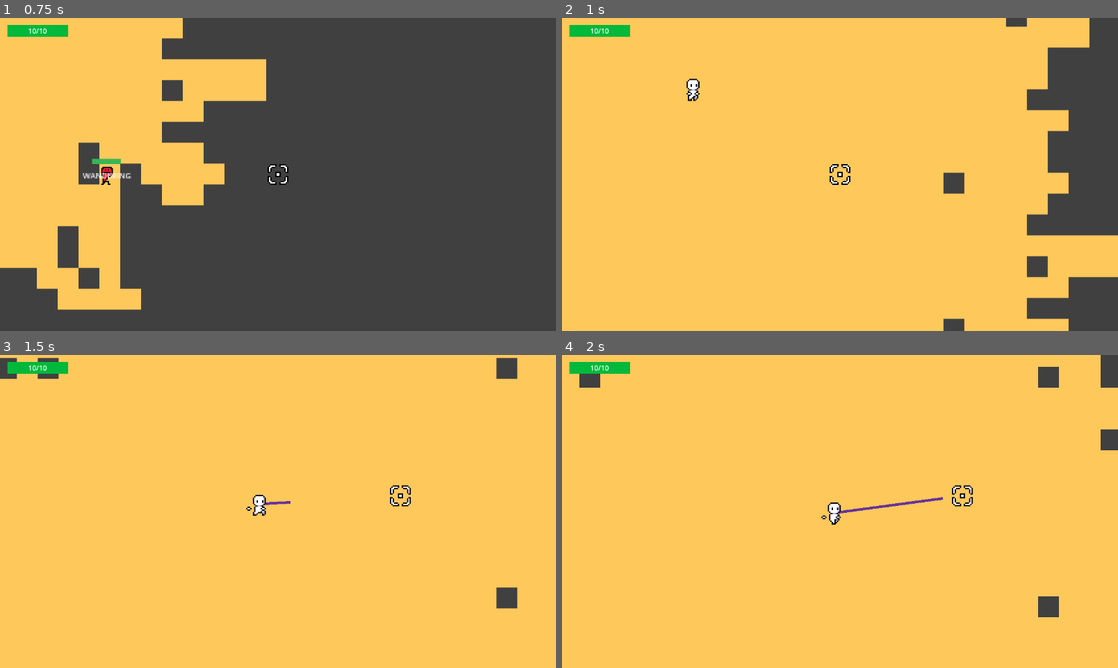
Above: before the commit, frames 1-4 (two rows, left to right).
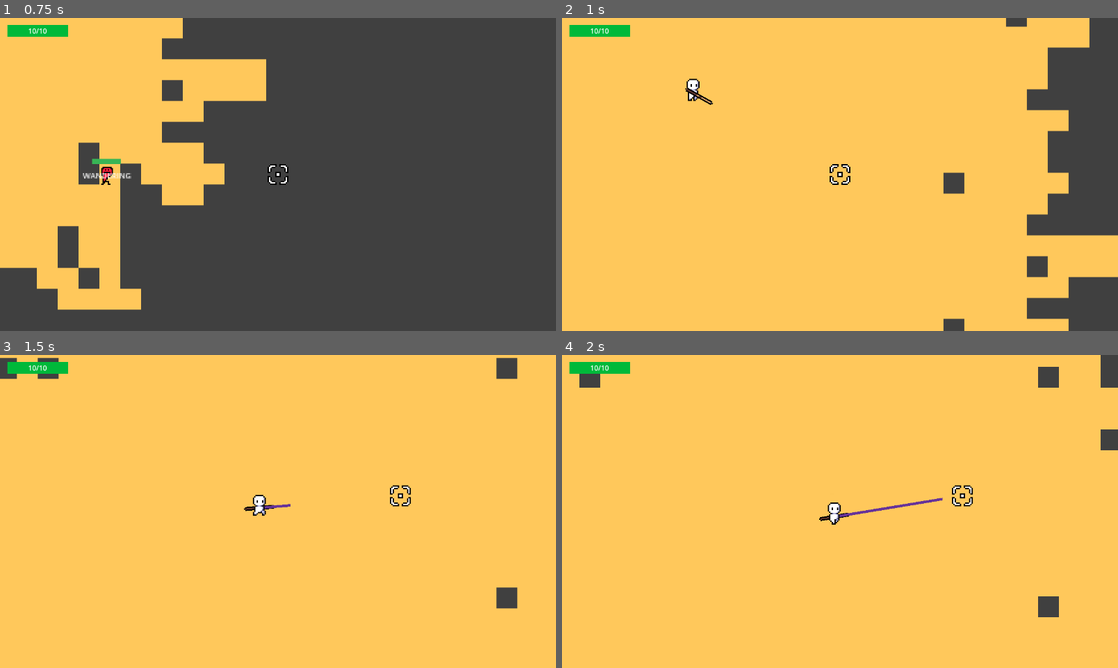
Above: after the commit, the same moments.

Repository: jelmersnippe/punching-game
Game: Godot game, scene res://main.tscn
Same seed, same stepped clock (60 frames per second), same inputs: the game is played once before the commit and once after it.
Inputs (mouse positions are in pixels of both pictures, inside the frame that each line leads up to):
- Up to frame 1 (0.75 s): click "START" at 0.5 s
- Up to frame 2 (1 s): no input
- Up to frame 3 (1.5 s): move the mouse to (400, 495) at 1.27 s; press the mouse at (400, 495) at 1.28 s; hold D (move_right) from 1.28 s (still down)
- Up to frame 4 (2 s): keep holding D (move_right)

Frame 1 is identical in both runs. In frame 2, less than 0.1% of the frame differs, in the area x 22-28%, y 22-28%; in frame 3, 0.1%; in frame 4, 0.3%, in the area x 46-69%, y 45-54%.

Commit message:
Add pool cue as weapon instead of using fists

Diff:
--- /dev/null
+++ b/cue.tscn
@@ -0,0 +1,14 @@
+[gd_scene load_steps=3 format=3 uid="uid://b6e30jedyyd58"]
+
+[ext_resource type="Texture2D" uid="uid://b337kfwbwphru" path="res://sprites/cue.png" id="1_1dghm"]
+
+[sub_resource type="RectangleShape2D" id="RectangleShape2D_c62of"]
+size = Vector2(24, 4)
+
+[node name="Cue" type="Area2D"]
+
+[node name="Sprite" type="Sprite2D" parent="."]
+texture = ExtResource("1_1dghm")
+
+[node name="CollisionShape2D" type="CollisionShape2D" parent="."]
+shape = SubResource("RectangleShape2D_c62of")
--- a/main.tscn
+++ b/main.tscn
@@ -23,6 +23,7 @@
 chance_to_spawn_walker = 0.4
 
 [node name="TileMap" type="TileMap" parent="."]
+z_index = -10
 tile_set = ExtResource("2_3naeh")
 format = 2
 
--- a/player.gd
+++ b/player.gd
@@ -20,8 +20,7 @@
 @export var charge_cooldown = 1
 var remaining_charge_cooldown = 0
 
-var default_hand_position_left: Vector2
-var default_hand_position_right: Vector2
+var default_cue_position: Vector2
 
 @export var current_charge: float = 0
 @export var remaining_punch_time: float = 0:
@@ -31,35 +30,31 @@
 			_reset_hands()
 
 func _reset_hands():
-	$Sprite/Hand.position = default_hand_position_left
-	$Sprite/Hand2.position = default_hand_position_right
+	$RotationPoint/Cue.position = default_cue_position
 
 func _set_release_hands():
-	if velocity.x > 0:
-		$Sprite/Hand.position = default_hand_position_left + Vector2(5, 0)
-		$Sprite/Hand2.position = default_hand_position_right
-	else:
-		$Sprite/Hand.position = default_hand_position_left
-		$Sprite/Hand2.position = default_hand_position_right - Vector2(5, 0)
+	$RotationPoint/Cue.position = default_cue_position + Vector2(5,0)
 
 func _set_charging_hands():
-	var direction = (get_global_mouse_position() - global_position).normalized()
-	if direction.x > 0:
-		$Sprite/Hand.position = default_hand_position_left - Vector2(5, 0)
-		$Sprite/Hand2.position = default_hand_position_right
-	else:
-		$Sprite/Hand.position = default_hand_position_left
-		$Sprite/Hand2.position = default_hand_position_right + Vector2(5, 0)
+	$RotationPoint/Cue.position = default_cue_position - Vector2(5,0)
 
 func _draw():
 	var distance = current_charge * PUNCH_TIME
-	var direction = (get_global_mouse_position() - global_position).normalized()
-	draw_line(Vector2(0, 0), distance * direction, Color.REBECCA_PURPLE, 2)
+	var direction = $RotationPoint/Cue.global_position.direction_to(get_global_mouse_position())
+	var cue_position = Vector2.ZERO + $RotationPoint.position + $RotationPoint/Cue.position
+	draw_line(cue_position, cue_position + distance * direction, Color.REBECCA_PURPLE, 2)
 
 func _physics_process(delta):
 	if knocked:
 		move_and_slide()
 		return
+
+	$RotationPoint.look_at(get_global_mouse_position())
+	var cue_rotation = fmod(fmod($RotationPoint.rotation_degrees, 360) + 360, 360)
+	if cue_rotation > 180 and cue_rotation < 360:
+		$RotationPoint.z_index = -1
+	else:
+		$RotationPoint.z_index = 1
 
 	_handle_grounded(delta)
 
@@ -129,7 +124,7 @@
 	$TrailingParticles.emitting = true
 	queue_redraw()
 
-	for area in $PunchArea.get_overlapping_areas():
+	for area in $RotationPoint/Cue.get_overlapping_areas():
 		_on_punch_area_area_entered(area)
 
 func _on_punch_area_area_entered(area: Area2D):
@@ -154,8 +149,7 @@
 
 func _ready():
 	current_health = starting_health
-	default_hand_position_left = $Sprite/Hand.position
-	default_hand_position_right = $Sprite/Hand2.position
+	default_cue_position = $RotationPoint/Cue.position
 
 func _cancel_charge():
 	remaining_charge_cooldown = charge_cooldown
--- a/player.tscn
+++ b/player.tscn
@@ -1,11 +1,11 @@
-[gd_scene load_steps=24 format=3 uid="uid://diye237awnyll"]
+[gd_scene load_steps=23 format=3 uid="uid://diye237awnyll"]
 
 [ext_resource type="Script" path="res://player.gd" id="1_4gvax"]
 [ext_resource type="AudioStream" uid="uid://b06ogbyftj1hs" path="res://sounds/punch.wav" id="2_ucn14"]
-[ext_resource type="Texture2D" uid="uid://66d8y5pmbanh" path="res://sprites/hand.png" id="3_no5v2"]
 [ext_resource type="AudioStream" uid="uid://c5pwpfy6yosoc" path="res://sounds/charging-machine-90403.mp3" id="3_sqgcf"]
 [ext_resource type="Shader" path="res://hit_flash.gdshader" id="4_76iuq"]
 [ext_resource type="Texture2D" uid="uid://cxogbwb7e75n4" path="res://sprites/AnimationSheet.png" id="4_butkp"]
+[ext_resource type="PackedScene" uid="uid://b6e30jedyyd58" path="res://cue.tscn" id="7_ivu1l"]
 
 [sub_resource type="ShaderMaterial" id="ShaderMaterial_u8e1s"]
 shader = ExtResource("4_76iuq")
@@ -78,9 +78,6 @@
 "speed": 5.0
 }]
 
-[sub_resource type="RectangleShape2D" id="RectangleShape2D_osncu"]
-size = Vector2(13, 20)
-
 [sub_resource type="RectangleShape2D" id="RectangleShape2D_e7ngg"]
 size = Vector2(5, 14)
 
@@ -124,21 +121,7 @@
 sprite_frames = SubResource("SpriteFrames_x86ke")
 animation = &"idle"
 autoplay = "idle"
-frame_progress = 0.610889
-
-[node name="Hand" type="Sprite2D" parent="Sprite"]
-position = Vector2(-3, 6)
-texture = ExtResource("3_no5v2")
-
-[node name="Hand2" type="Sprite2D" parent="Sprite"]
-position = Vector2(3, 6)
-texture = ExtResource("3_no5v2")
-
-[node name="PunchArea" type="Area2D" parent="."]
-collision_mask = 12
-
-[node name="CollisionShape2D" type="CollisionShape2D" parent="PunchArea"]
-shape = SubResource("RectangleShape2D_osncu")
+frame_progress = 0.616457
 
 [node name="MovementCollisionBox" type="CollisionShape2D" parent="."]
 position = Vector2(0, 1)
@@ -203,5 +186,13 @@
 position = Vector2(0, 1)
 shape = SubResource("RectangleShape2D_x74aa")
 
-[connection signal="area_entered" from="PunchArea" to="." method="_on_punch_area_area_entered"]
+[node name="RotationPoint" type="Node2D" parent="."]
+z_index = 1
+position = Vector2(0, 3)
+
+[node name="Cue" parent="RotationPoint" instance=ExtResource("7_ivu1l")]
+position = Vector2(5, 0)
+collision_mask = 8
+
 [connection signal="area_entered" from="Hurtbox" to="." method="_on_hurtbox_area_entered"]
+[connection signal="area_entered" from="RotationPoint/Cue" to="." method="_on_punch_area_area_entered"]
--- a/player_camera.gd
+++ b/player_camera.gd
@@ -18,7 +18,6 @@
 
 	var max_distance_to_edge = (screen_size / 2).length()
 
-
 	var offset = direction * lerp(0, max_offset, distance_to_mouse / max_distance_to_edge)
 
 	var desired_position = target.global_position + offset
Binary file added: sprites/cue.png
Not shown, added: sprites/cue.png.import
